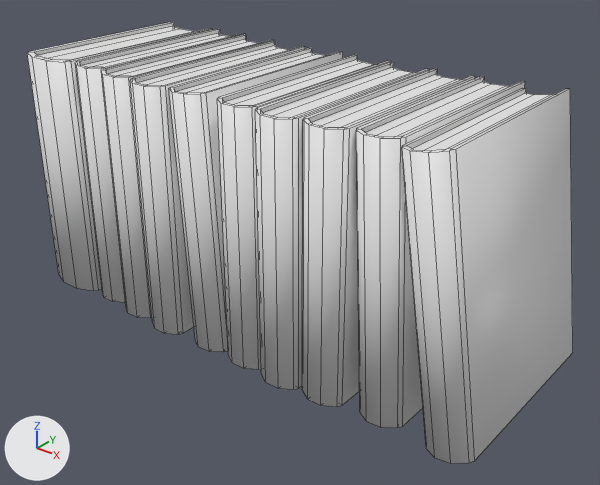
An edit to the FBX model UNITY/Projekt_2/Assets/_FBX/Clutter/msh_BookRow_1.fbx, drawn before and after from the same camera.
One viewpoint serves both versions: a 50 mm lens placed at (-5.987, 1.342, 1.625), pointed at (-6.491, 1.972, 1.234). Arrows for +X, +Y and +Z are at lower left; the lights stay in place. The older version comes first. Mesh edges are drawn as thin lines. Materials are left out; every surface is plain grey. Where no turn or scale is listed for an object, it has been applied to the vertices.

Objects in the first picture: 'msh_BookRow_1'.
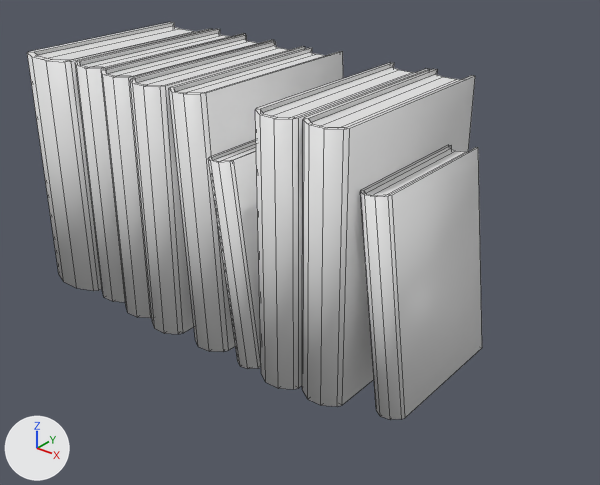
Changed parts and their boxes (x1, y1, x2, y2) in the pictures (600 x 485 px; the box of a moved part takes in the faces that stretch with it):
'msh_BookRow_1', reshaped (17% narrower, 10% shorter): before (27, 22, 573, 463); after (27, 22, 482, 419)
part 1 of me_cube_276, moved or reshaped: before (402, 88, 573, 463); after (208, 140, 261, 369)
part 2 of me_cube_276, rebuilt (28% narrower, 22% shorter): before (356, 76, 525, 428); after (360, 145, 482, 419)
part 3 of me_cube_276, deleted: before (217, 55, 391, 369)

The change in detail:
me_cube_276 is used by ob_msh_bookrow_1; location (-6.513, 1.985, 1.136).
me_cube_276 had 440 vertices, 440 faces and spanned x -0.289..0.291, y -0.126..0.115, z -0.001..0.28.
me_cube_276 now has 394 vertices, 390 faces and spans x -0.289..0.21, y -0.126..0.113, z -0.001..0.277.
me_cube_276 part 1: the loose piece of 44 vertices spanning x 0.2..0.291, y -0.121..0.107, z -0.001..0.28 is scaled about its middle by (0.661, 0.708, 0.797), then moved by (-0.225, -0.033, -0.03).
me_cube_276 part 2: the loose piece of 44 vertices spanning x 0.152..0.213, y -0.113..0.115, z -0.001..0.277 is rebuilt with 42 vertices and now spans x 0.151..0.21, y -0.1..0.062, z -0.001..0.221.
me_cube_276 part 3: the loose piece of 44 vertices spanning x 0.002..0.05, y -0.121..0.107, z 0.0..0.276 is deleted.
